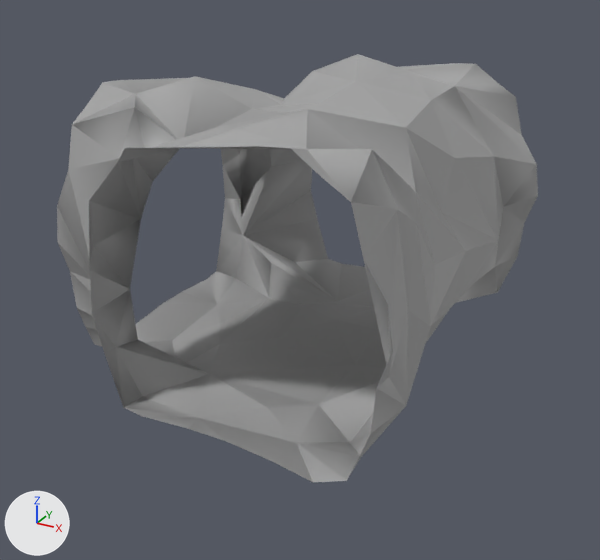
Renders of the glTF model Rogue-Robots/Assets/Models/ModularBlocks/THorizontal1Connector.gltf from each side of a commit.
One viewpoint serves both versions: a 50 mm camera at (4.32, -8.5, 6.02) aimed at (-0.15, -0.38, 1.96). Lighting does not change. The marker at lower left points along +X, +Y and +Z. Vertices at the same position are counted once.

Objects in the first picture: 'THorizontal1Connector'.
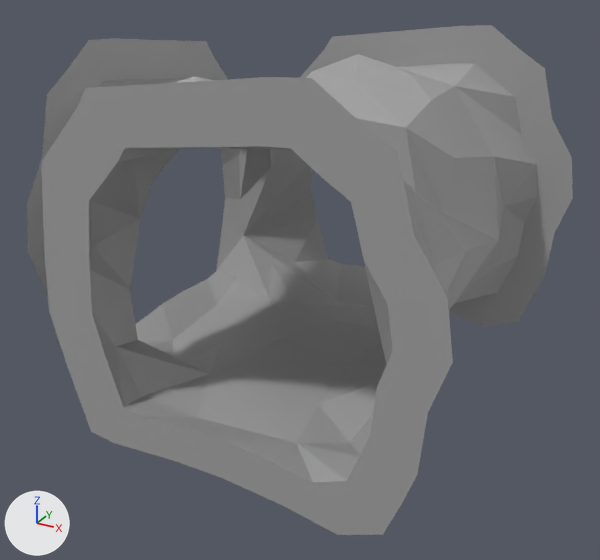
What differs and where, as boxes (x1, y1, x2, y2) in the pictures (600 x 560 px):
```json
{"object": "THorizontal1Connector", "change": "reshaped", "before": [57, 54, 538, 482], "after": [27, 25, 573, 535], "on screen": "13% wider, 19% taller"}
{"part": 1, "of": "me_scene_046", "change": "added", "after": [27, 25, 573, 535]}
```

Scene script edits in JSON lines:
```json
{"block": "me_scene_046", "where": "# used by ob_thorizontal1connector; location = (0.0, 0.0, 0.0)"}
{"op": "remove", "block": "me_scene_046", "code": "me_scene_046.from_pydata(...)  # 161 vertices, 254 faces; spans x -2.5..1.94, y -2.5..2.5, z 0.73..4.41"}
{"op": "add", "block": "me_scene_046", "code": "me_scene_046.from_pydata(...)  # 231 vertices, 394 faces; spans x -2.5..2.48, y -2.5..2.5, z 0.32..4.82"}
{"block": "me_scene_046", "change": "me_scene_046 part 1"}
{"block": "me_scene_046", "change": "70 vertices are added at x -2.5..2.48, y -2.5..2.5, z 0.32..4.82"}
{"block": "me_scene_046", "change": "44 new faces join them, mat_pp_standard_material_106 (picture img_pp_color_palette)"}
{"block": "me_scene_046", "change": "96 new faces join them, mat_pp_standard_material_108 (picture img_pp_color_palette)"}
{"block": "me_scene_046", "change": "me_scene_046 part 2: the surface is now shaded flat"}
```
